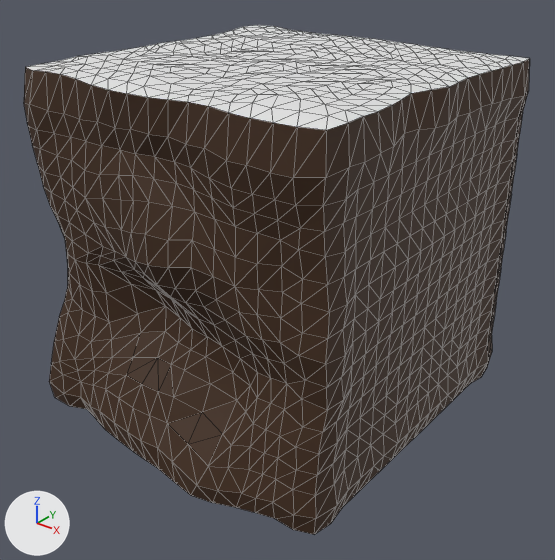
Renders of the FBX model Models/FBX/Floating Island.fbx from each side of a commit.
The view is the same before and after, from a 50 mm camera at (52.5, -66.5, 16.3) aimed at (0.8, -1.9, -23.8). The lights are fixed; the arrows at lower left show +X, +Y and +Z. Mesh edges are drawn as thin lines. Where no turn or scale is listed for an object, it has been applied to the vertices.

Script lines for the objects in view, before the commit:
```python
mat_dirt = principled_material('Dirt')
mat_dirt.base_color = (0.0495, 0.0197, 0.00582)  # brown #3f2611
mat_dirt.roughness = 0.69
me_cube_001 = bpy.data.meshes.new('Cube.001')
me_cube_001.from_pydata(...)  # 1538 vertices, 3072 faces; spans x -22.5..20.5, y -22.2..20.7, z -40.9..1.6
# faces by material slot: [512, 2560]
me_cube_001.materials.append(mat_grass)  # white #e7e7e7
me_cube_001.materials.append(mat_dirt)  # brown #3f2611
ob_ground = bpy.data.objects.new('Ground', me_cube_001)
ob_ground.location = (0.0, 0.0, 0.0)
```
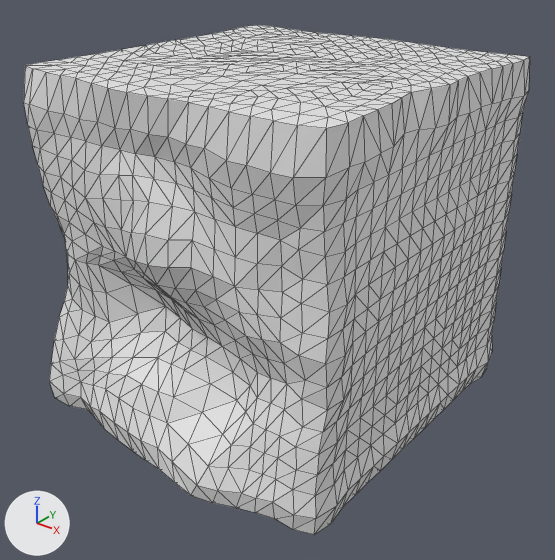
Pixel boxes (x1, y1, x2, y2) of what changed, in the pictures (555 x 560 px; the box of a moved part takes in the faces that stretch with it):
'Ground', recoloured, reshaped (brown to white)
    both: (24, 25, 530, 535)
part 1 of me_cube_001, moved or reshaped
    both: (24, 25, 530, 178)

Patch to the scene script:
```diff
--- a/Models/FBX/Floating Island.fbx.py
+++ b/Models/FBX/Floating Island.fbx.py
@@ mat_dirt @@
 mat_dirt = principled_material('Dirt')
-mat_dirt.base_color = (0.0495, 0.0197, 0.00582)  # brown #3f2611
+mat_dirt.base_color = (0.8, 0.8, 0.8)  # white #e7e7e7
 mat_dirt.roughness = 0.69
@@ me_cube_001 @@
 # used by ob_ground; location = (0.0, 0.0, 0.0)
-me_cube_001.from_pydata(...)  # 1538 vertices, 3072 faces; spans x -22.5..20.5, y -22.2..20.7, z -40.9..1.6
+me_cube_001.from_pydata(...)  # 1538 vertices, 3072 faces; spans x -22.5..20.5, y -22.2..20.7, z -40.9..1.3
+# me_cube_001 part 1: 228 of the vertices in x -20.2..19.9, y -20.7..20.3, z 1.1..1.6 are scaled about their middle by (1, 1, 0), then moved by (0.0, 0.0, -0.1)
 me_cube_001.materials.append(mat_grass)
```
